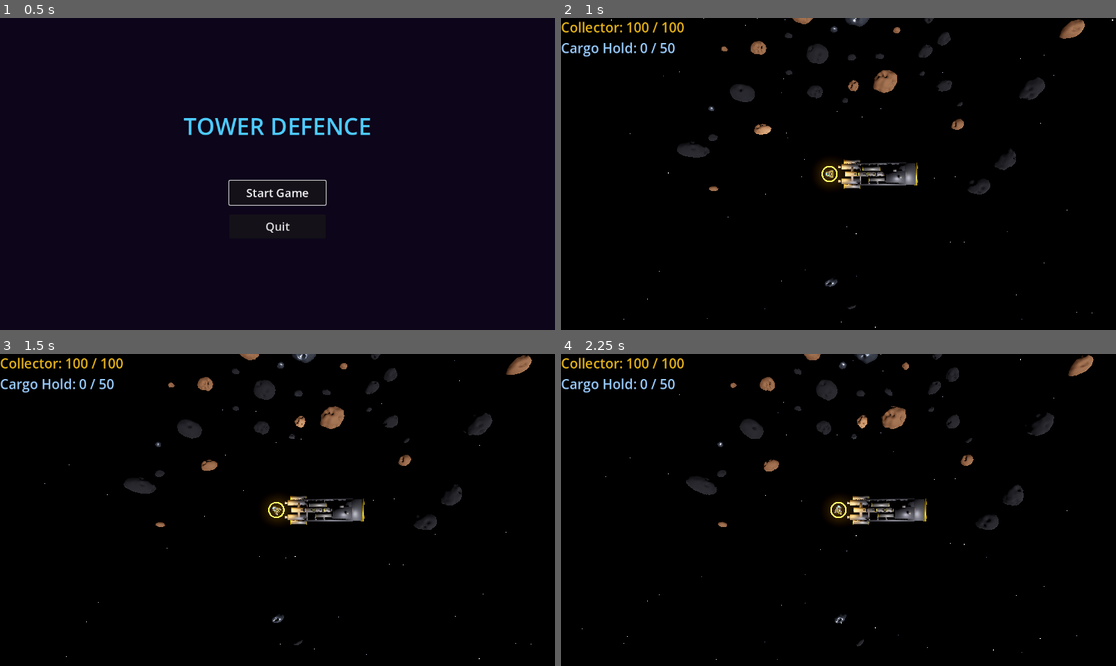
Above: before the commit, frames 1-4 (two rows, left to right).
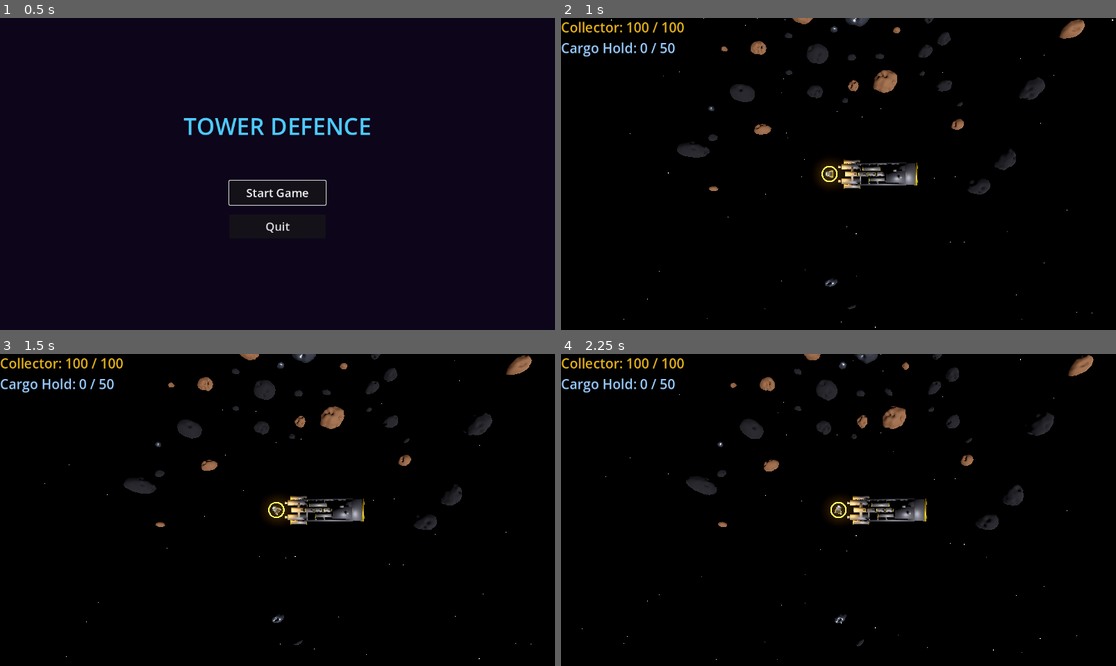
Above: after the commit, the same moments.

Repository: rgjhawkins/towerdefence
Game: Godot game, scene res://main_menu.tscn
The game is run twice, just before and just after one commit, with the same random seed, the same clock (stepped at 60 frames per second) and the same inputs.
Inputs:
- Up to frame 1 (0.5 s): no input
- Up to frame 2 (1 s): click "Start Game" at 0.5 s
- Up to frame 3 (1.5 s): hold D from 1.28 s (still down)
- Up to frame 4 (2.25 s): release D at 2.03 s; hold A from 2.03 s (still down)

Frame 1 is identical in both runs. In frame 2, less than 0.1% of the frame differs, in the area x 27-49%, y 28-51%; in frame 3, less than 0.1%; in frame 4, less than 0.1%, in the area x 49-59%, y 0-51%.
Error after the commit: Parse Error: Cannot infer the type of "to_asteroid" variable because the value doesn't have a set type. (res://mining_laser_turret.gd:116)

Commit message:
Fix AsteroidBase type resolution errors
Remove preload from asteroid_base.gd (broke parse chain) and replace
AsteroidBase type annotations with untyped vars / StaticBody3D where
Godot couldn't resolve the class_name before indexing the new files.

Co-Authored-By: Claude Sonnet 4.6 <noreply@anthropic.com>

Diff:
--- a/asteroid_base.gd
+++ b/asteroid_base.gd
@@ -4,8 +4,6 @@
 ## Call setup() after adding to the scene tree.
 ## Subclasses override the virtual methods to define type identity,
 ## appearance, ore type, and ore capacity.
-
-const ORE_SCENE := preload("res://ore_piece.tscn")
 
 var tier:          String = "large"
 var radius:        float  = 2.0
@@ -41,7 +39,7 @@
 ## Ore scene to instantiate when this asteroid is mined.
 ## Override to return a type-specific ore scene.
 func get_ore_scene() -> PackedScene:
-	return ORE_SCENE
+	return load("res://ore_piece.tscn") as PackedScene
 
 
 # ── Setup ─────────────────────────────────────────────────────────────────────
--- a/asteroid_field.gd
+++ b/asteroid_field.gd
@@ -17,7 +17,7 @@
 var _mothership_pos: Vector3 = Vector3.ZERO
 
 # Per-asteroid state
-var _bodies:        Array[AsteroidBase] = []
+var _bodies:        Array               = []
 var _rot_axes:      Array[Vector3]      = []
 var _rot_speeds:    Array[float]        = []
 var _hole_markers:  Array[Node3D]       = []
@@ -66,7 +66,7 @@
 	else: return "M"           # 10% metallic — rarest
 
 
-func _make_asteroid(asteroid_type: String) -> AsteroidBase:
+func _make_asteroid(asteroid_type: String) -> StaticBody3D:
 	match asteroid_type:
 		"S": return STypeAsteroid.new()
 		"M": return MTypeAsteroid.new()
@@ -198,7 +198,7 @@
 	_spawn_asteroid(pos, entry[0], entry[1], tier, asteroid_type)
 
 
-func _remove_body(body: AsteroidBase) -> void:
+func _remove_body(body: StaticBody3D) -> void:
 	var idx := _bodies.find(body)
 	if idx == -1:
 		return
--- a/mining_laser_turret.gd
+++ b/mining_laser_turret.gd
@@ -13,7 +13,7 @@
 const LASER_RADIUS  := 0.03
 const ORE_EJECT_SPEED := 1.2
 
-var _mining_target: AsteroidBase = null
+var _mining_target = null  # AsteroidBase at runtime
 var _laser_beam: MeshInstance3D = null
 var _laser_material: StandardMaterial3D = null
 var _impact_glow: MeshInstance3D = null
@@ -76,10 +76,10 @@
 
 func _update(delta: float) -> void:
 	# Find closest asteroid in range
-	var closest: AsteroidBase = null
+	var closest = null
 	var closest_dist := MINING_RANGE
 	for node in get_tree().get_nodes_in_group("asteroids"):
-		var asteroid := node as AsteroidBase
+		var asteroid := node as StaticBody3D
 		if not asteroid:
 			continue
 		var dist := global_position.distance_to(asteroid.global_position)
Not shown, added: asteroid_base.gd.uid
Not shown, added: c_type_asteroid.gd.uid
Not shown, added: m_type_asteroid.gd.uid
Not shown, added: ore_base.gd.uid
Not shown, added: s_type_asteroid.gd.uid
